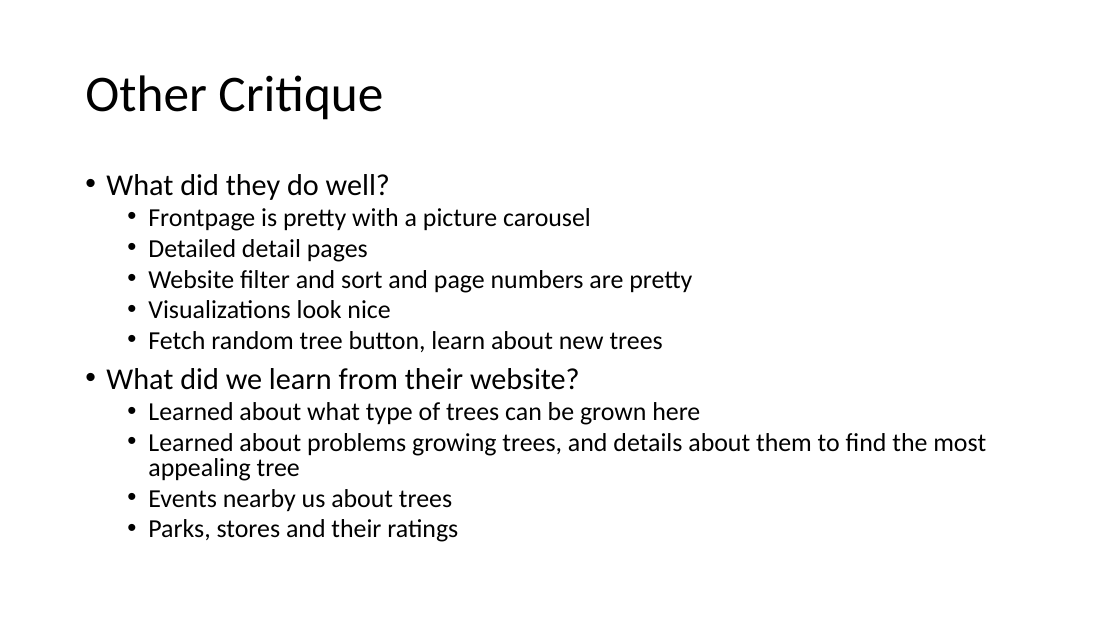
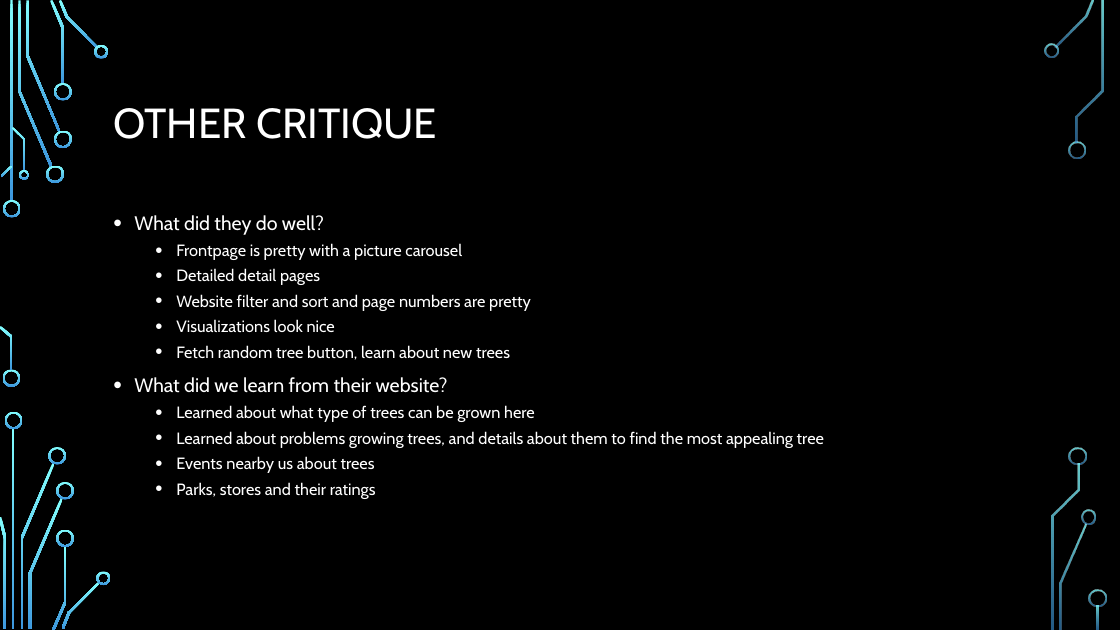
Before and after one commit to pdiemi/mibrary, a slide deck: slide 11 of Mibrary.pptx (slide 6 before the commit). Drawn at 1120x630 pixels with LibreOffice and Linux fonts; fonts in the diff are those of the drawing; background and template pictures are left out. Boxes give left, top, right and bottom in pixels: in the first picture for what was removed or moved away, otherwise in the second. Text is boxed around its words. In the diff, an @@ line names an element or a change of style, - is before the commit and + after.

```diff
--- a/Mibrary.pptx
+++ b/Mibrary.pptx
@@ background #FFFFFF to picture (left out) @@
@@ title at <box>113,108,437,139</box>: text changed; size 44 to 36 pt; font Calibri to Cabin; text colour #000000 to #FFFFFF @@
-Other Critique
+OTHER CRITIQUE
@@ text "What did they do well?": place and size @@
-text "What did they do well?" at <box>106,174,986,542</box>
+text "What did they do well?" at <box>134,215,824,499</box>
@@ text "What did they do well?" at <box>134,215,824,499</box>: size 25.9 to 16.8 pt in "What did they do well?", "What did we learn from their website?"; font Calibri to Cabin, text colour #000000 to #FFFFFF; size 22.2 to 14 pt in "Frontpage is pretty with a picture carousel", "Detailed detail pages", "Website filter and sort and page numbers ...", "Visualizations look nice" and 5 more places; line spacing 0.8 to 1 @@
@@ group added at <box>0,0,1107,630</box>: 33 freeform shapes, 3 rectangles @@
```
Also in this commit, not shown: 6 other slides changed, 5 slides added.
